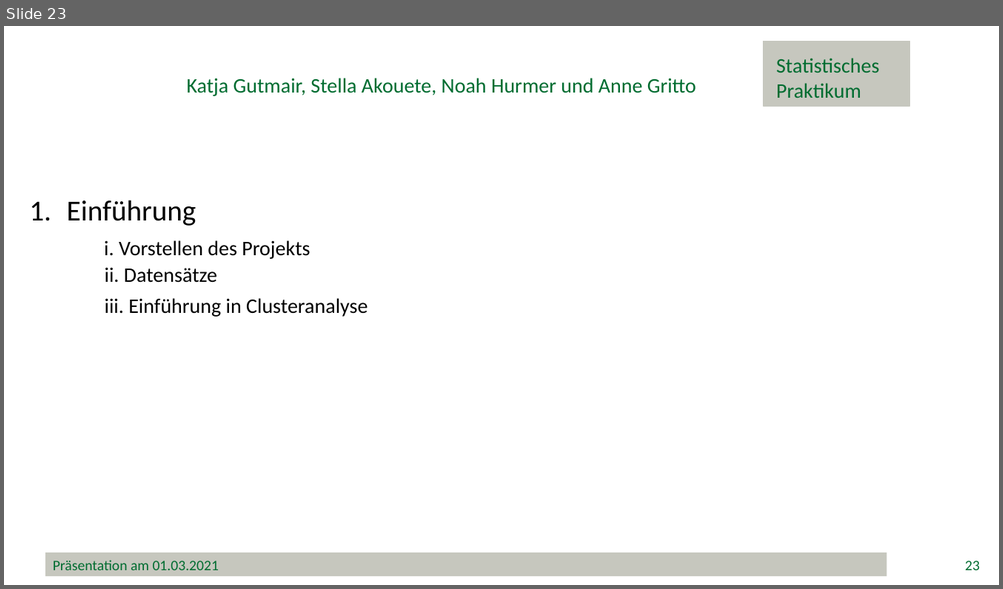
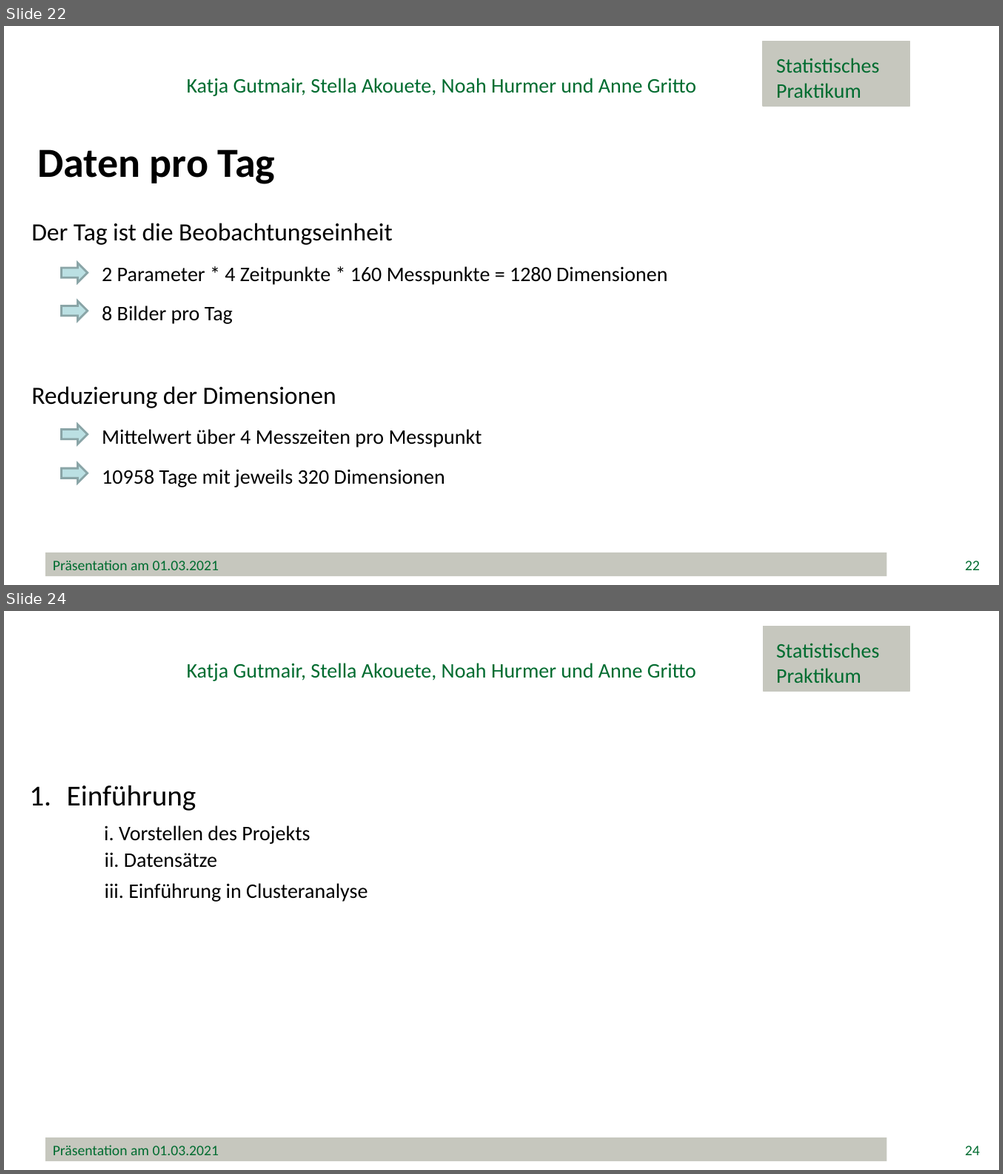
Before and after one commit to minimops/weatherFrog, a slide deck: documentation/ppt/Präsentation.pptx. Shown one above the other, each under a label of ours: slide 23 before the commit, slides 22 and 24 after it; the slides between them are not shown. The pictures are 1003x589 and 1003x1174 pixels, drawn with LibreOffice and Linux fonts; fonts in the diff are those of the drawing; background and template pictures are left out. Boxes give left, top, right and bottom in pixels: in the first picture for what was removed or moved away, otherwise in the second. Text is boxed around its words. In the diff, an @@ line names an element or a change of style, - is before the commit and + after.

```diff
--- a/documentation/ppt/Präsentation.pptx
+++ b/documentation/ppt/Präsentation.pptx
@@ slide 22 added at (x1=4, y1=26, x2=999, y2=585), background #FFFFFF @@
@@ rectangle added at (x1=762, y1=42, x2=910, y2=106), fill #C6C7BE, outline #C6C7BE 1 pt @@
@@ text added at (x1=776, y1=58, x2=879, y2=98), 20 pt, text #006C30 @@
+Statistisches
+Praktikum
@@ text added at (x1=187, y1=78, x2=696, y2=96), 20 pt, text #006C30 @@
+Katja Gutmair, Stella Akouete, Noah Hurmer und Anne Gritto
@@ text added at (x1=37, y1=150, x2=276, y2=184), 40 pt, text #000000, bold @@
+Daten pro Tag
@@ text added at (x1=31, y1=223, x2=667, y2=488), 20 pt, text #000000 @@
+Der Tag ist die Beobachtungseinheit
+2 Parameter * 4 Zeitpunkte * 160 Messpunkte = 1280 Dimensionen
+8 Bilder pro Tag
+Reduzierung der Dimensionen
+Mittelwert über 4 Messzeiten pro Messpunkt
+10958 Tage mit jeweils 320 Dimensionen
@@ right arrow added at (x1=62, y1=264, x2=88, y2=283), fill #BBE0E3, outline #8AA6A8 2 pt @@
@@ right arrow added at (x1=62, y1=301, x2=88, y2=321), fill #BBE0E3, outline #8AA6A8 2 pt @@
@@ right arrow added at (x1=62, y1=425, x2=88, y2=445), fill #BBE0E3, outline #8AA6A8 2 pt @@
@@ right arrow added at (x1=62, y1=464, x2=88, y2=483), fill #BBE0E3, outline #8AA6A8 2 pt @@
@@ rectangle added at (x1=45, y1=553, x2=887, y2=577), fill #C6C7BE, 14 pt, text #006C30 @@
+Präsentation am 01.03.2021
@@ page number added at (x1=965, y1=561, x2=979, y2=571), 14 pt, text #006C30 @@
+22
@@ what was slide 23 is now slide 24 @@
@@ page number at (x1=965, y1=1146, x2=979, y2=1156): text changed @@
-23
+24
```
Also in this commit, not shown: 24 slides changed, 8 other slides added.
